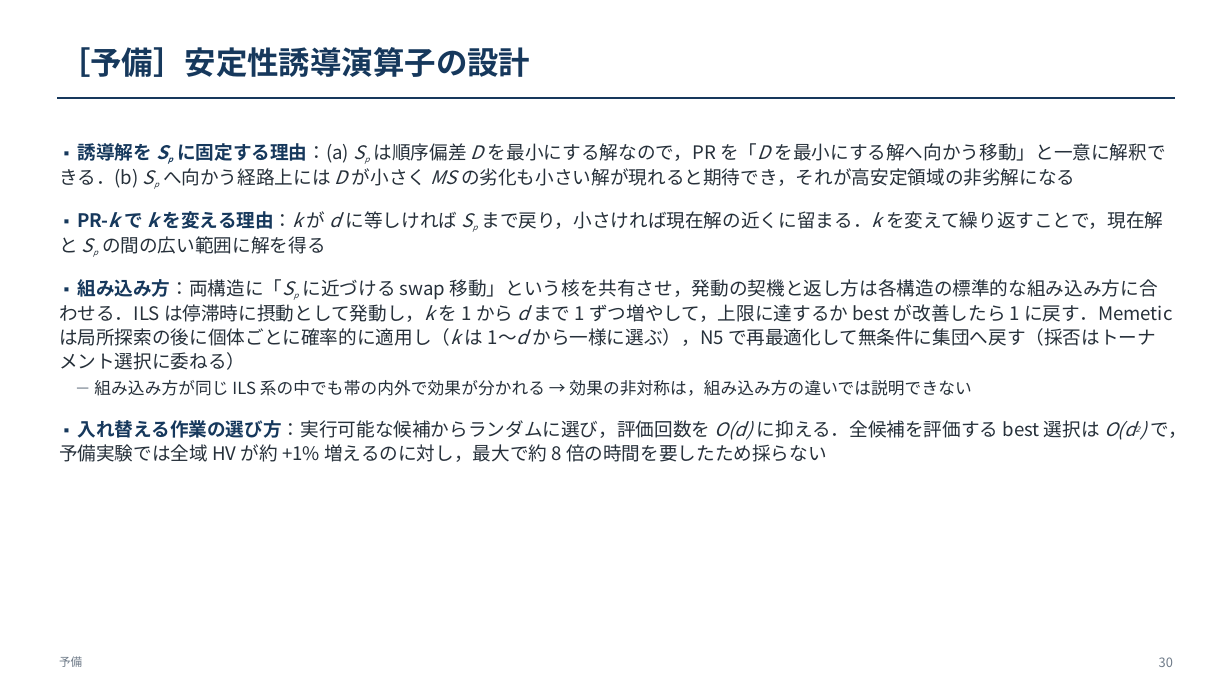
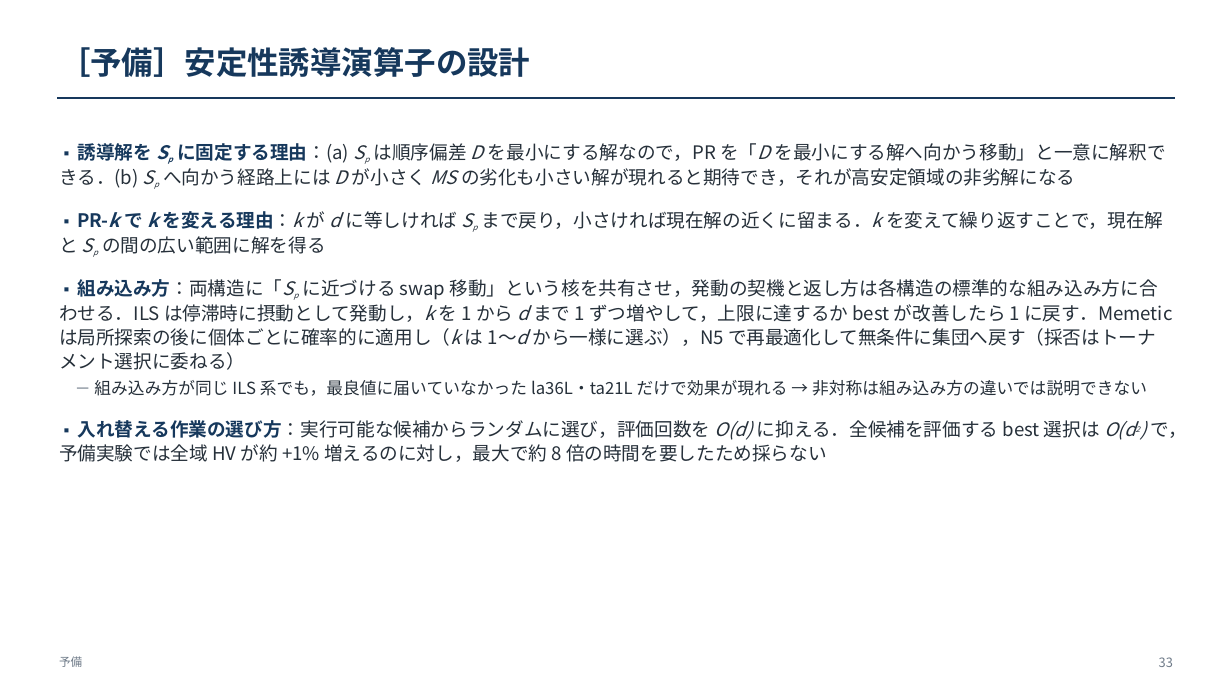
Before and after one commit to kitotakumi/stability_scheduling, a slide deck: slide 33 of doc/presentation_materials/JIMA2026fall_発表.pptx (slide 30 before the commit). Drawn at 1232x693 pixels with LibreOffice and Linux fonts; fonts in the diff are those of the drawing. Boxes give left, top, right and bottom in pixels: in the first picture for what was removed or moved away, otherwise in the second. Text is boxed around its words. In the diff, an @@ line names an element or a change of style, - is before the commit and + after.

```diff
--- a/doc/presentation_materials/JIMA2026fall_発表.pptx
+++ b/doc/presentation_materials/JIMA2026fall_発表.pptx
@@ text at [94,380,1147,396]: text changed @@
-－ 組み込み方が同じ ILS 系の中でも帯の内外で効果が分かれる → 効果の非対称は，組み込み方の違いでは説明できない
+－ 組み込み方が同じ ILS 系でも，最良値に届いていなかった la36L・ta21L だけで効果が現れる → 非対称は組み込み方の違いでは説明できない
@@ text at [1159,657,1173,667]: text changed @@
-30
+33
```
Also in this commit, not shown: 27 other slides changed, 3 slides added, 12 other files.
